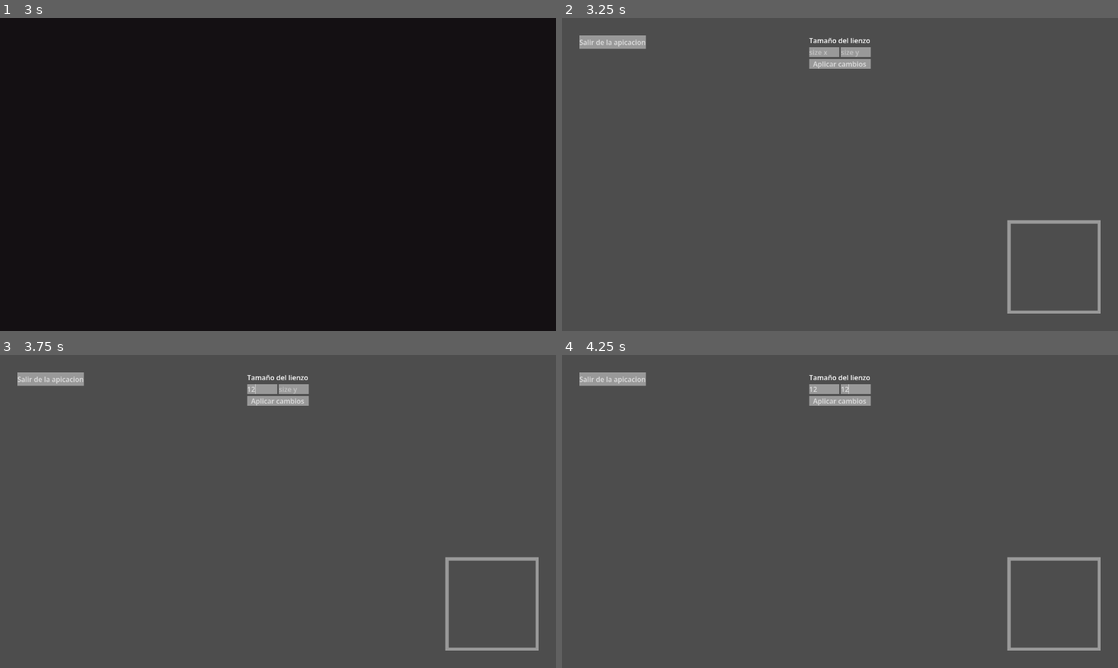
Above: before the commit, frames 1-4 (two rows, left to right).
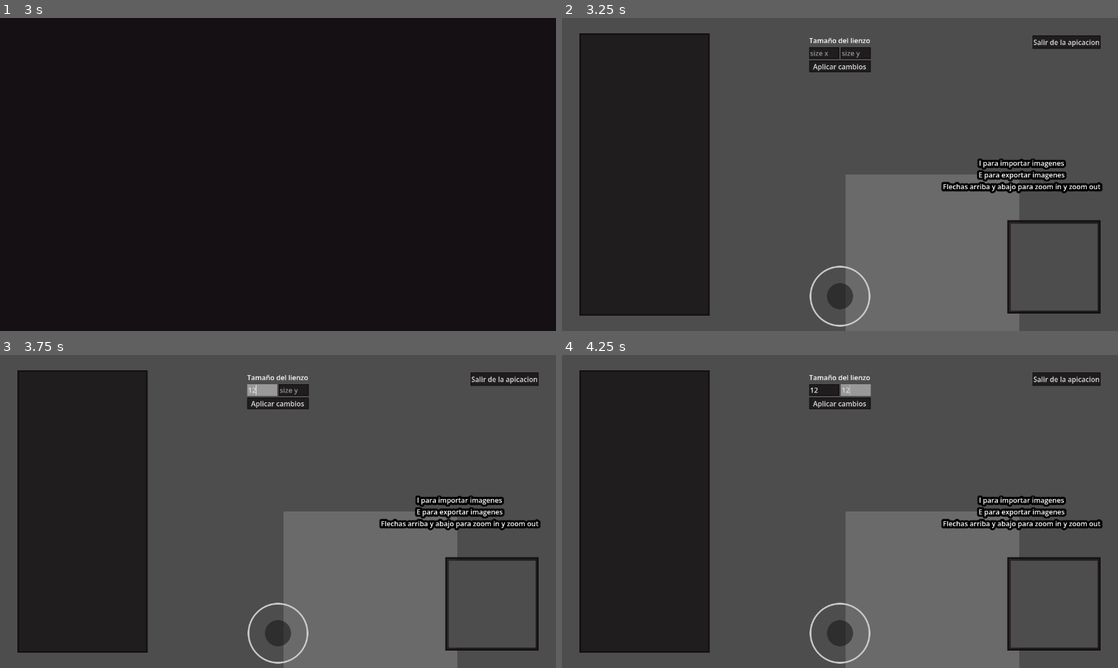
Above: after the commit, the same moments.

Repository: RunixWeb/Papel-2.5D
Game: Godot game, scene res://Scenes/SplashScreen.tscn
Same seed, same stepped clock (60 frames per second), same inputs: the game is played once before the commit and once after it.
Inputs (mouse positions are in pixels of both pictures, inside the frame that each line leads up to):
- Up to frame 1 (3 s): tap Enter at 0.5, 2 s; tap A (A) at 0.6 s; tap D (D) at 0.8, 1.35 s; tap Space at 1.25, 2.75 s; tap S (S) at 1.55, 2.1 s; tap W (W) at 2.3, 2.85 s
- Up to frame 2 (3.25 s): tap A (A) at 3.05 s
- Up to frame 3 (3.75 s): click (261, 389) at 3.52 s; type "12" at 3.6 s
- Up to frame 4 (4.25 s): click (856, 389) at 3.75 s; type "12" at 3.83 s

Frame 1 is identical in both runs. In frame 2, 39% of the frame differs, in the area x 3-98%, y 4-100%; in frame 3, 39%; in frame 4, 39%.

Commit message:
Modificacion
Modificado de codigo y escenas del proyecto

Diff:
--- a/Code/logica_de_obtencion.gd
+++ b/Code/logica_de_obtencion.gd
@@ -5,7 +5,7 @@
 @onready var open_dialog = $"../import"
 @onready var contenedor = $"../../SubViewportContainer/SubViewport/SCENE"
 
-@onready var apilador_objetos = $"../Apilador de objetos"
+@onready var apilador_objetos = $"../PanelConScroll/Apilador de objetos"
 
 @export var sprite_scene : PackedScene
 @export var objeto_nuevo : PackedScene
--- a/Scenes/FirstScene.tscn
+++ b/Scenes/FirstScene.tscn
@@ -9,6 +9,15 @@
 [ext_resource type="Theme" uid="uid://2oddwrphxrhp" path="res://Styles/ThemeDefaultSimple.tres" id="6_deua1"]
 [ext_resource type="Script" uid="uid://cmdnrvg1fjdmv" path="res://Code/principales.gd" id="7_deua1"]
 [ext_resource type="Shader" uid="uid://dfyxp8bq2nnao" path="res://Efectos/Efecto0.gdshader" id="9_deua1"]
+[ext_resource type="PackedScene" uid="uid://cqqv78wxif3hh" path="res://Scenes/UIAndroid.tscn" id="10_a8bq1"]
+
+[sub_resource type="LabelSettings" id="LabelSettings_deua1"]
+outline_size = 20
+outline_color = Color(0, 0, 0, 1)
+
+[sub_resource type="Environment" id="Environment_a8bq1"]
+background_mode = 1
+background_color = Color(0.4172574, 0.41725737, 0.4172575, 1)
 
 [sub_resource type="ShaderMaterial" id="ShaderMaterial_xtgv7"]
 shader = ExtResource("9_deua1")
@@ -80,16 +89,6 @@
 
 [node name="modificador_viewport" type="Node" parent="UI PRINCIPAL/VBoxContainer" unique_id=265912148]
 script = ExtResource("3_o3y7d")
-
-[node name="Apilador de objetos" type="VBoxContainer" parent="UI PRINCIPAL" unique_id=1366758984]
-anchors_preset = 1
-anchor_left = 1.0
-anchor_right = 1.0
-offset_left = -309.0
-offset_top = 40.0
-offset_right = -40.0
-offset_bottom = 133.0
-grow_horizontal = 0
 
 [node name="Panel" type="Panel" parent="UI PRINCIPAL" unique_id=391168442]
 clip_contents = true
@@ -120,25 +119,75 @@
 grow_horizontal = 2
 grow_vertical = 2
 
-[node name="SubViewport" type="SubViewport" parent="UI PRINCIPAL/Panel/SubViewportContainer2" unique_id=1485750472]
+[node name="SubViewport" type="SubViewport" parent="UI PRINCIPAL/Panel/SubViewportContainer2" unique_id=447628125]
 handle_input_locally = false
-debug_draw = 2
+scaling_3d_mode = 5
+canvas_item_default_texture_filter = 0
 size = Vector2i(200, 200)
 render_target_update_mode = 4
 
-[node name="Camera3D" type="Camera3D" parent="UI PRINCIPAL/Panel/SubViewportContainer2/SubViewport" unique_id=735090628]
-transform = Transform3D(0.8660254, 0.3213938, -0.38302222, 0, 0.76604444, 0.6427876, 0.5, -0.55667037, 0.66341394, -4, 6, 3)
+[node name="Camera3D" type="Camera3D" parent="UI PRINCIPAL/Panel/SubViewportContainer2/SubViewport" unique_id=1919673402]
+transform = Transform3D(0.8660254, 0, -0.5, 0, 1, 0, 0.5, 0, 0.8660254, -6, 0, 2)
 
 [node name="Salir_app" type="Button" parent="UI PRINCIPAL" unique_id=924953531]
-offset_left = 40.0
+anchors_preset = 1
+anchor_left = 1.0
+anchor_right = 1.0
+offset_left = -197.0
 offset_top = 40.0
-offset_right = 82.0
+offset_right = -40.0
 offset_bottom = 71.0
+grow_horizontal = 0
 theme = ExtResource("6_deua1")
 text = "Salir de la apicacion"
 
 [node name="Principales" type="Node" parent="UI PRINCIPAL" unique_id=447451030]
 script = ExtResource("7_deua1")
+
+[node name="Consejos" type="VBoxContainer" parent="UI PRINCIPAL" unique_id=34467064]
+anchors_preset = 6
+anchor_left = 1.0
+anchor_top = 0.5
+anchor_right = 1.0
+anchor_bottom = 0.5
+offset_left = -403.0
+offset_top = -38.5
+offset_right = -40.0
+offset_bottom = 38.5
+grow_horizontal = 0
+grow_vertical = 2
+
+[node name="consejo 1" type="Label" parent="UI PRINCIPAL/Consejos" unique_id=50087971]
+layout_mode = 2
+text = "I para importar imagenes"
+label_settings = SubResource("LabelSettings_deua1")
+horizontal_alignment = 1
+
+[node name="consejo 2" type="Label" parent="UI PRINCIPAL/Consejos" unique_id=1957473144]
+layout_mode = 2
+text = "E para exportar imagenes"
+label_settings = SubResource("LabelSettings_deua1")
+horizontal_alignment = 1
+
+[node name="consejo 3" type="Label" parent="UI PRINCIPAL/Consejos" unique_id=835186872]
+layout_mode = 2
+text = "Flechas arriba y abajo para zoom in y zoom out"
+label_settings = SubResource("LabelSettings_deua1")
+horizontal_alignment = 1
+
+[node name="PanelConScroll" type="ScrollContainer" parent="UI PRINCIPAL" unique_id=731350526]
+anchors_preset = 4
+anchor_top = 0.5
+anchor_bottom = 0.5
+offset_left = 40.0
+offset_top = -325.0
+offset_right = 340.0
+offset_bottom = 325.0
+grow_vertical = 2
+theme = ExtResource("6_deua1")
+
+[node name="Apilador de objetos" type="VBoxContainer" parent="UI PRINCIPAL/PanelConScroll" unique_id=1366758984]
+layout_mode = 2
 
 [node name="CAMARA" type="Camera2D" parent="." unique_id=1842119417]
 script = ExtResource("1_cfvru")
@@ -155,6 +204,7 @@
 
 [node name="CAMARA" type="Camera3D" parent="SubViewportContainer/SubViewport" unique_id=206383373]
 transform = Transform3D(1, 0, 0, 0, 1, 0, 0, 0, 1, 0, 0, 1)
+environment = SubResource("Environment_a8bq1")
 current = true
 
 [node name="SCENE" type="Node3D" parent="SubViewportContainer/SubViewport" unique_id=1175780857]
@@ -168,6 +218,8 @@
 anchor_bottom = 1.0
 grow_horizontal = 2
 grow_vertical = 2
+
+[node name="CanvasLayer" parent="." unique_id=1185123861 instance=ExtResource("10_a8bq1")]
 
 [connection signal="file_selected" from="UI PRINCIPAL/FileDialog" to="UI PRINCIPAL/EXPORT" method="_on_file_dialog_file_selected"]
 [connection signal="file_selected" from="UI PRINCIPAL/import" to="UI PRINCIPAL/IMPORT" method="_on_import_file_selected"]
--- /dev/null
+++ b/Scenes/UIAndroid.tscn
@@ -0,0 +1,22 @@
+[gd_scene format=3 uid="uid://cqqv78wxif3hh"]
+
+[node name="CanvasLayer" type="CanvasLayer" unique_id=1185123861]
+
+[node name="VirtualJoystick" type="VirtualJoystick" parent="." unique_id=1621270770]
+anchors_preset = 7
+anchor_left = 0.5
+anchor_top = 1.0
+anchor_right = 0.5
+anchor_bottom = 1.0
+offset_left = -20.0
+offset_top = -100.0
+offset_right = 20.0
+offset_bottom = -60.0
+grow_horizontal = 2
+grow_vertical = 0
+joystick_size = 140.0
+tip_size = 60.0
+action_left = &"A"
+action_right = &"D"
+action_up = &"W"
+action_down = &"S"
--- a/Styles/ThemeDefaultSimple.tres
+++ b/Styles/ThemeDefaultSimple.tres
@@ -15,6 +15,12 @@
 [sub_resource type="StyleBoxFlat" id="StyleBoxFlat_2veoj"]
 
 [sub_resource type="StyleBoxFlat" id="StyleBoxFlat_kirs8"]
+bg_color = Color(0.078431375, 0.0627451, 0.07450981, 0.78431374)
+border_width_left = 2
+border_width_top = 2
+border_width_right = 2
+border_width_bottom = 2
+border_color = Color(0.078431375, 0.0627451, 0.07450981, 1)
 
 [sub_resource type="StyleBoxFlat" id="StyleBoxFlat_dea62"]
 
@@ -25,10 +31,30 @@
 [sub_resource type="StyleBoxFlat" id="StyleBoxFlat_q7ygx"]
 
 [sub_resource type="StyleBoxFlat" id="StyleBoxFlat_fh7ix"]
+bg_color = Color(0.078431375, 0.0627451, 0.07450981, 0.78431374)
+border_width_left = 2
+border_width_top = 2
+border_width_right = 2
+border_width_bottom = 2
+border_color = Color(0.078431375, 0.0627451, 0.07450981, 1)
 
 [sub_resource type="StyleBoxFlat" id="StyleBoxFlat_7yvx1"]
 
 [sub_resource type="StyleBoxFlat" id="StyleBoxFlat_i6ke7"]
+bg_color = Color(0.078431375, 0.0627451, 0.07450981, 0.78431374)
+border_width_left = 4
+border_width_top = 4
+border_width_right = 4
+border_width_bottom = 4
+border_color = Color(0.078431375, 0.0627451, 0.07450981, 1)
+
+[sub_resource type="StyleBoxFlat" id="StyleBoxFlat_a8bq1"]
+bg_color = Color(0.078431375, 0.0627451, 0.07450981, 0.78431374)
+border_width_left = 4
+border_width_top = 4
+border_width_right = 4
+border_width_bottom = 4
+border_color = Color(0.078431375, 0.0627451, 0.07450981, 1)
 
 [sub_resource type="DPITexture" id="DPITexture_vymhw"]
 _source = "<svg xmlns=\"http://www.w3.org/2000/svg\" width=\"16\" height=\"8\"><path fill=\"none\" stroke=\"#fff\" stroke-width=\"2\" d=\"m12 2-4 3.5L4 2\"/></svg>
@@ -76,6 +102,7 @@
 LineEdit/styles/normal = SubResource("StyleBoxFlat_fh7ix")
 LineEdit/styles/read_only = SubResource("StyleBoxFlat_7yvx1")
 Panel/styles/panel = SubResource("StyleBoxFlat_i6ke7")
+ScrollContainer/styles/panel = SubResource("StyleBoxFlat_a8bq1")
 SpinBox/colors/down_disabled_icon_modulate = Color(0.875, 0.875, 0.875, 0.5)
 SpinBox/colors/down_hover_icon_modulate = Color(0.95, 0.95, 0.95, 1)
 SpinBox/colors/down_icon_modulate = Color(0.875, 0.875, 0.875, 1)
--- a/project.godot
+++ b/project.godot
@@ -24,10 +24,6 @@
 
 window/size/viewport_width=1280
 window/size/viewport_height=720
-window/size/mode=3
-window/stretch/mode="canvas_items"
-window/stretch/aspect="expand"
-window/stretch/scale_mode="integer"
 
 [input]
 
@@ -72,6 +68,10 @@
 ]
 }
 
+[input_devices]
+
+pointing/emulate_touch_from_mouse=true
+
 [physics]
 
 3d/physics_engine="Jolt Physics"
Not shown, changed: export_presets.cfg
